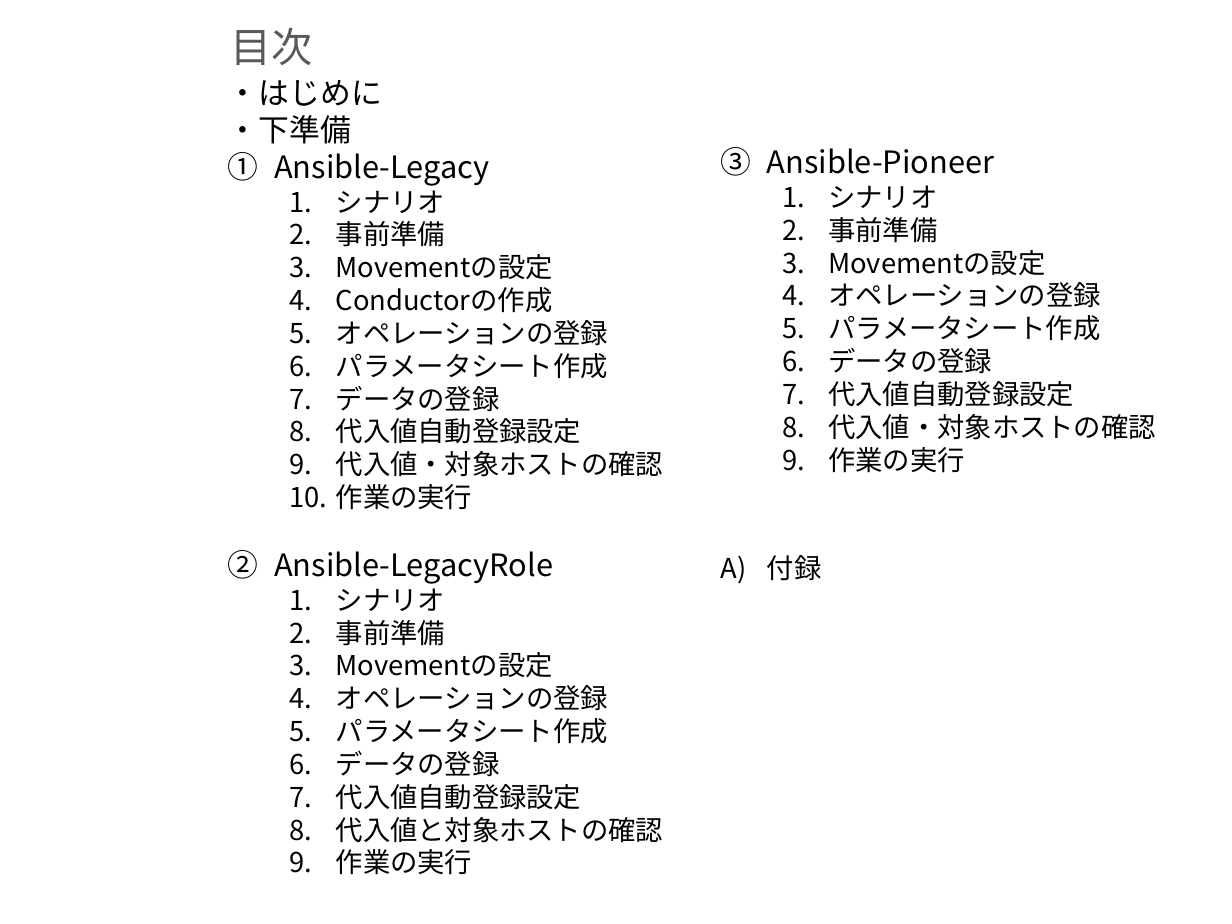
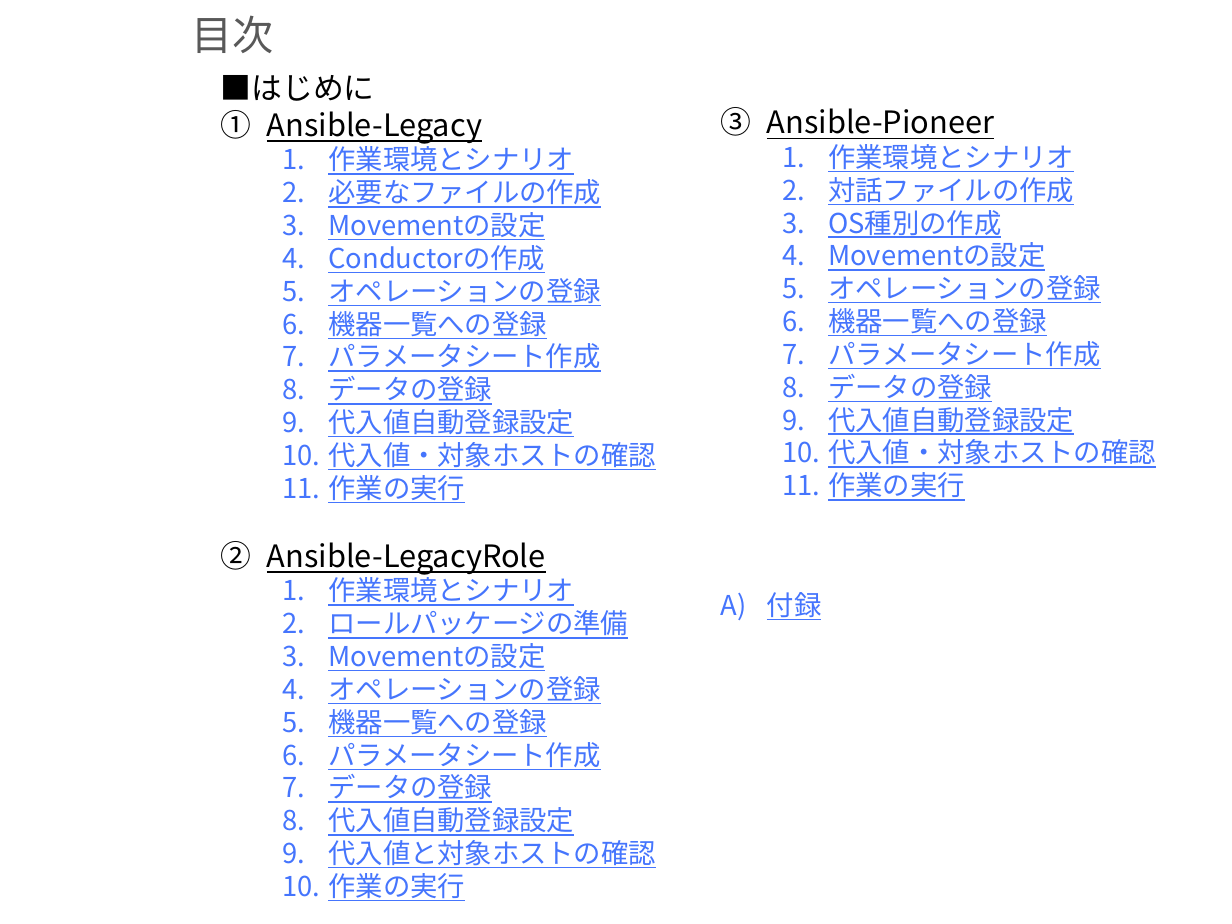
Before and after one commit to exastro-suite/it-automation-docs, a slide deck: slide 2 of asset/Learn_ja/ITA-Ansible-Driver_ja_practice.pptx. Drawn at 1232x924 pixels with LibreOffice and Linux fonts; fonts in the diff are those of the drawing; background and template pictures are left out. Boxes give left, top, right and bottom in pixels: in the first picture for what was removed or moved away, otherwise in the second. Text is boxed around its words. In the diff, an @@ line names an element or a change of style, - is before the commit and + after.

Commit message:
modified:   ITA-Ansible-Driver_ja_practice.pdf 	modified:   ITA-Ansible-Driver_ja_practice.pptx

```diff
--- a/asset/Learn_ja/ITA-Ansible-Driver_ja_practice.pptx
+++ b/asset/Learn_ja/ITA-Ansible-Driver_ja_practice.pptx
@@ title "目次": place and size @@
-title "目次" at (231, 27, 313, 65)
+title "目次" at (192, 15, 274, 53)
@@ text "■はじめに": place and size @@
-text "■はじめに" at (228, 80, 663, 875)
+text "■はじめに" at (221, 75, 655, 901)
@@ text at (221, 75, 375, 101): text changed @@
-・はじめに
-・下準備
+■はじめに
@@ text at (267, 111, 655, 901): underline on in "Ansible-Legacy", "Movementの設定", "Conductorの作成", "オペレーションの登録" and 13 more places; text colour #000000 to #4575FD in "Movementの設定", "Conductorの作成", "オペレーションの登録", "パラメータシート作成" and 11 more places @@
@@ text "Ansible-Pioneer": place and size @@
-text "Ansible-Pioneer" at (767, 148, 1155, 473)
+text "Ansible-Pioneer" at (767, 108, 1155, 501)
@@ text at (767, 108, 1155, 501): underline on in "Ansible-Pioneer", "Movementの設定", "オペレーションの登録", "パラメータシート作成" and 4 more places; text colour #000000 to #4575FD in "Movementの設定", "オペレーションの登録", "パラメータシート作成", "データの登録" and 3 more places @@
@@ text at (328, 142, 601, 208): text changed; text colour #000000 to #4575FD @@
-  1. シナリオ
-  2. 事前準備
+  1. 作業環境とシナリオ
+  2. 必要なファイルの作成
@@ text at (828, 144, 1074, 238): text changed; text colour #000000 to #4575FD @@
-  1. シナリオ
-  2. 事前準備
+  1. 作業環境とシナリオ
+  2. 対話ファイルの作成
+  3. OS種別の作成
@@ text at (328, 311, 546, 339): paragraph added @@
+  6. 機器一覧への登録
@@ text at (828, 308, 1046, 336): paragraph added @@
+  6. 機器一覧への登録
@@ text at (328, 573, 628, 639): text changed; text colour #000000 to #4575FD @@
-  1. シナリオ
-  2. 事前準備
+  1. 作業環境とシナリオ
+  2. ロールパッケージの準備
@@ text "付録": place and size @@
-text "付録" at (767, 555, 822, 581)
+text "付録" at (767, 592, 822, 620)
@@ text "付録" at (767, 592, 822, 620): text colour #000000 to #4575FD, underline on @@
@@ text at (328, 709, 546, 737): paragraph added @@
+  5. 機器一覧への登録
```
Also in this commit, not shown: 55 other slides changed, 4 slides added, 4 slides removed, 1 other file.
